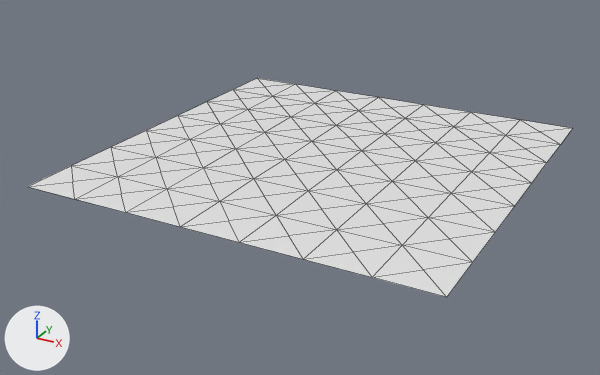
The FBX model Assets/Art/Models/Environment/Floor-Simple.fbx: old version first, new version second.
Before and after are seen from a 50 mm camera at (6.16, -12.06, 4.81) aimed at (-0.25, -0.4, -1.02). The axes (+X, +Y, +Z) are drawn at lower left. The lights are the same throughout. Mesh edges are drawn as thin lines. Where no turn or scale is listed for an object, it has been applied to the vertices.

In view in the first picture: 'Floor-Simple'.
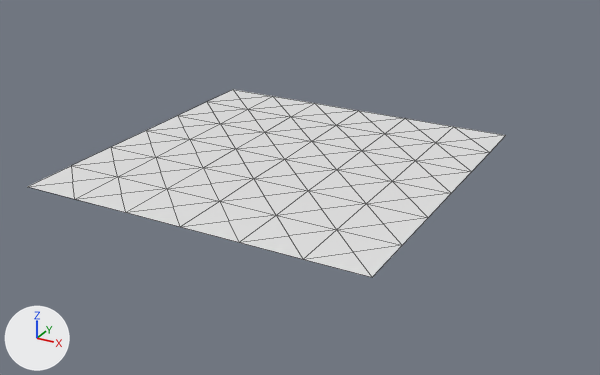
The newer file is also turned or shifted as a whole; pictures and numbers use the older file's frame.

The change in detail:
me_plane_002 is used by ob_floor_simple; location (0.0, 0.0, -0.5).
me_plane_002 had 113 vertices, 196 faces and spanned x -3.5..3.5, y -3.5..3.5, z 0.0.
me_plane_002 now has 85 vertices, 144 faces and spans x -3.5..2.5, y -3.5..2.5, z 0.0.
Part 1, on me_plane_002:
28 vertices are removed from x -3.5..3.5, y -3.5..3.5, z 0.0.
52 faces are deleted.

Pixel boxes [x1, y1, x2, y2] of what changed, in the pictures (600 x 375 px):
'Floor-Simple', reshaped (12% narrower, 15% shorter): before [27, 78, 573, 297]; after [27, 90, 506, 277]
part 1 of me_plane_002, deleted: before [233, 78, 573, 297]
